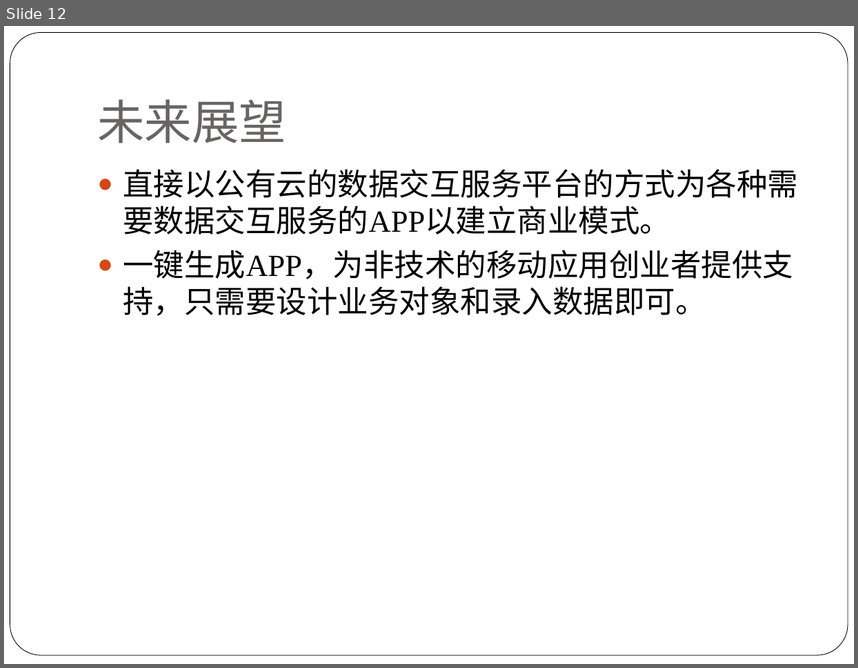
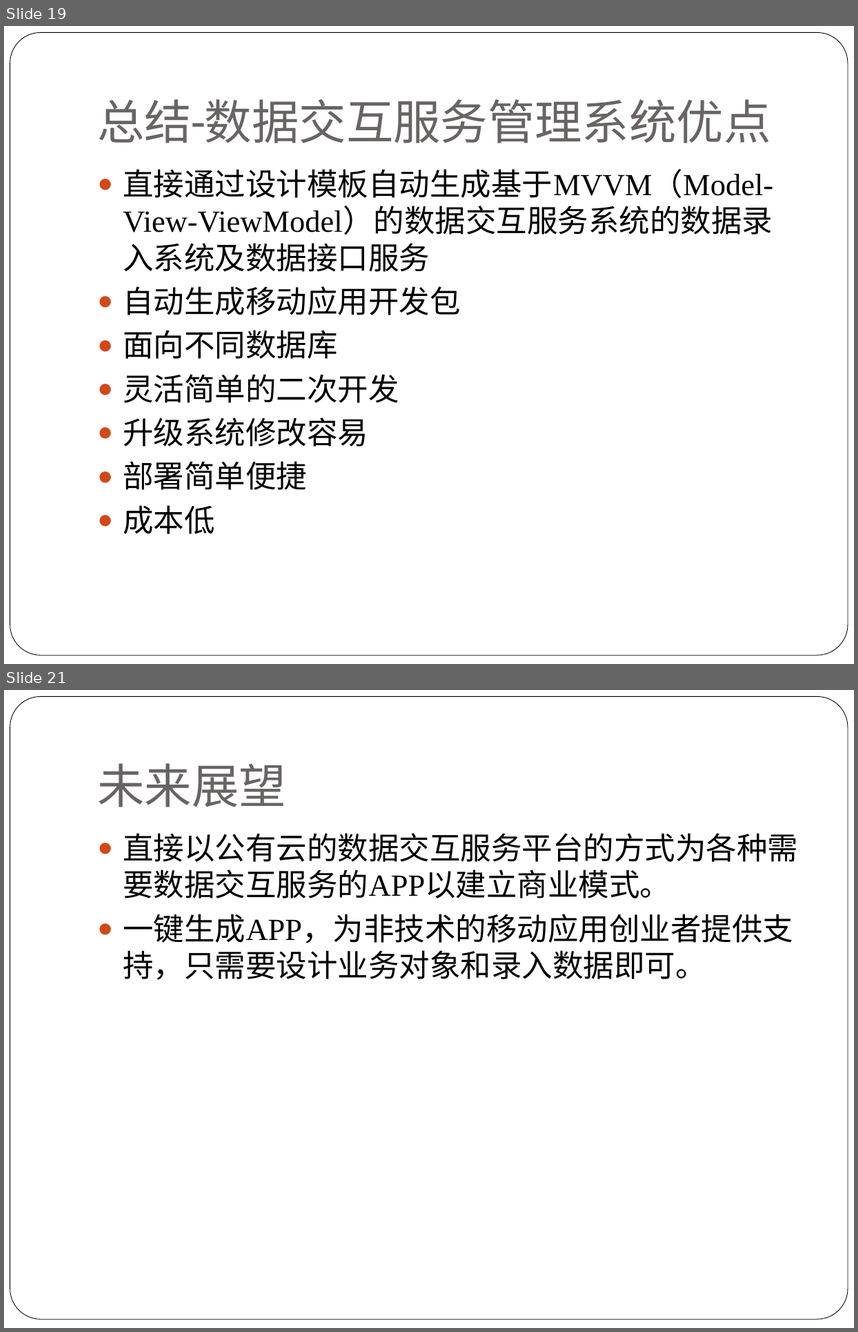
Before and after one commit to alucard263096/MyPaper, a slide deck: 论文PPT.pptx. Shown one above the other, each under a label of ours: slide 12 before the commit, slides 19 and 21 after it; the slides between them are not shown. The pictures are 858x668 and 858x1332 pixels, drawn with LibreOffice and Linux fonts; fonts in the diff are those of the drawing. Boxes give left, top, right and bottom in pixels: in the first picture for what was removed or moved away, otherwise in the second. Text is boxed around its words. In the diff, an @@ line names an element or a change of style, - is before the commit and + after.

```diff
--- a/论文PPT.pptx
+++ b/论文PPT.pptx
@@ slide 19 added at box(4, 26, 854, 664), background #FFFFFF; not listed: 1 template element that a slide beside it also shows @@
@@ title added at box(97, 99, 771, 143), 40 pt, text #696464 @@
+总结-数据交互服务管理系统优点
@@ text added at box(123, 169, 773, 534), 26 pt, text #000000 @@
+● 直接通过设计模板自动生成基于MVVM（Model-View-ViewModel）的数据交互服务系统的数据录入系统及数据接口服务
+● 自动生成移动应用开发包
+● 面向不同数据库
+● 灵活简单的二次开发
+● 升级系统修改容易
+● 部署简单便捷
+● 成本低
@@ what was slide 12 is now slide 21 @@
```
Also in this commit, not shown: 5 slides changed, 13 other slides added, 5 slides removed.
